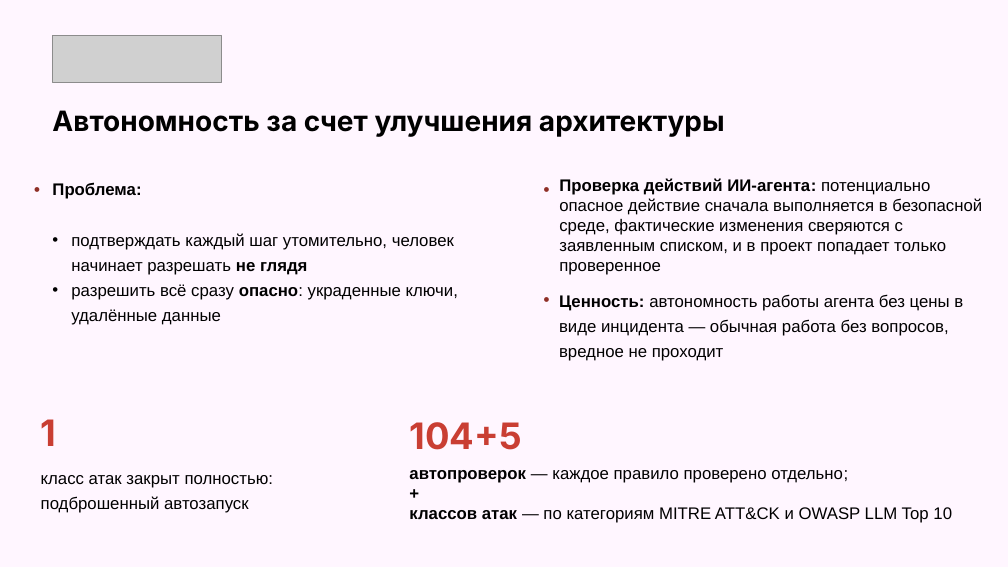
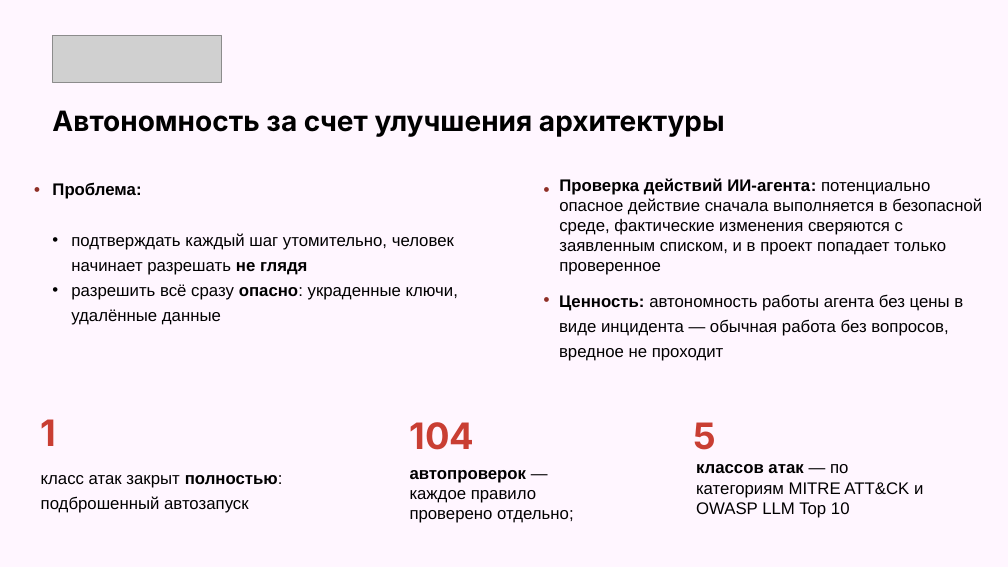
Before and after one commit to hchgssarwyh/kilocode, a slide deck: slide 2 of docs/auto-mode-hackathon/final/presentation-final.pptx. Drawn at 1008x567 pixels with LibreOffice and Linux fonts; fonts in the diff are those of the drawing; grey boxes stand for pictures. Boxes give left, top, right and bottom in pixels: in the first picture for what was removed or moved away, otherwise in the second. Text is boxed around its words. In the diff, an @@ line names an element or a change of style, - is before the commit and + after.

```diff
--- a/docs/auto-mode-hackathon/final/presentation-final.pptx
+++ b/docs/auto-mode-hackathon/final/presentation-final.pptx
@@ text at (410,422,475,450): text changed @@
-104+5
+104
@@ text added at (694,422,717,450), 26 pt, text #C93E33, bold @@
+5
@@ text "класс атак закрыт полностью: подброшенный ..." at (41,475,283,513): bold on in "полностью:" @@
@@ text added at (696,464,923,518), 12 pt, text #000000 @@
+классов атак — по категориям MITRE ATT&CK и OWASP LLM Top 10
@@ text at (409,507,952,523): paragraphs removed @@
-+
-классов атак — по категориям MITRE ATT&CK и OWASP LLM Top 10
```
Also in this commit, not shown: 3 other slides changed, 4 other files.
